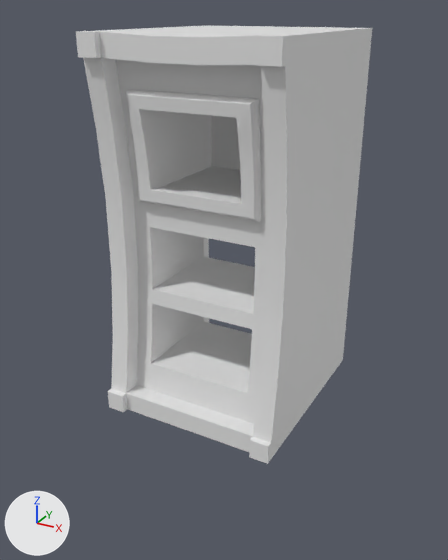
What one commit did to the FBX model Assets/_ART/Bente/Models/Ingredient cabinet_Base.fbx.
Rendered twice from a 50 mm lens placed at (1.7, -2.91, 1.78), pointed at (0.39, -0.53, 0.59). The axes (+X, +Y, +Z) are drawn at lower left. The lights are the same throughout. The older version comes first. Where no turn or scale is listed for an object, it has been applied to the vertices.

Before the edit, the objects in view are built like this:
```python
me_cube_033 = bpy.data.meshes.new('Cube.033')
me_cube_033.from_pydata(...)  # 196 vertices, 161 faces; spans x 0.0..0.85, y -0.97..0.0, z 0.0..1.7
me_cube_033.materials.append(mat_tt_checker_512x512_uv_grid)  # its picture is missing
me_cube_034 = bpy.data.meshes.new('Cube.034')
me_cube_034.from_pydata(...)  # 80 vertices, 74 faces; spans x 0.135..0.705, y -0.88..-0.273, z 1.016..1.484
me_cube_034.materials.append(mat_tt_checker_512x512_uv_grid)  # its picture is missing
ob_base = bpy.data.objects.new('Base', me_cube_033)
ob_base.location = (0.0, 0.0, 0.0)
ob_cubby = bpy.data.objects.new('Cubby', me_cube_034)
ob_cubby.location = (0.0, 0.0, 0.0)
```
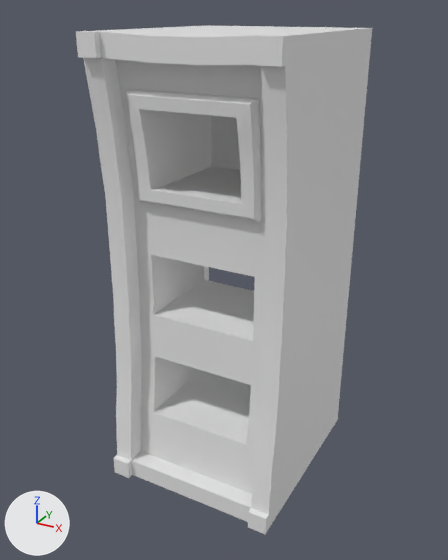
The newer file is also turned or shifted as a whole; pictures and numbers use the older file's frame.

Location of each change, (x1, y1, x2, y2) in pixels of the pictures (448 x 560 px; the box of a moved part takes in the faces that stretch with it):
'Base', reshaped (16% taller)
    before: (76, 26, 372, 464)
    after: (76, 26, 372, 534)
part 1 of me_cube_033, moved or reshaped
    before: (108, 317, 346, 464)
    after: (114, 369, 342, 534)
part 2 of me_cube_033, moved or reshaped
    before: (112, 243, 351, 414)
    after: (116, 320, 346, 467)
part 3 of me_cube_033, moved or reshaped
    before: (106, 181, 359, 347)
    after: (106, 181, 359, 405)

Patch to the scene script:
```diff
--- a/Assets/_ART/Bente/Models/Ingredient cabinet_Base.fbx.py
+++ b/Assets/_ART/Bente/Models/Ingredient cabinet_Base.fbx.py
@@ me_cube_033 @@
 # used by ob_base; location = (0.0, 0.0, 0.0)
-me_cube_033.from_pydata(...)  # 196 vertices, 161 faces; spans x 0.0..0.85, y -0.97..0.0, z 0.0..1.7
+me_cube_033.from_pydata(...)  # 196 vertices, 161 faces; spans x 0.0..0.85, y -0.97..0.0, z -0.4..1.7
+# me_cube_033 part 1: all 34 vertices in x 0.0..0.85, y -0.97..0.0, z 0.0..0.09 are moved by (0.0, 0.0, -0.4)
+# me_cube_033 part 2: all 44 vertices in x 0.0..0.85, y -0.92..0.0, z 0.23..0.54 are moved by (0.0, 0.0, -0.28)
+# me_cube_033 part 3: all 44 vertices in x 0.0..0.85, y -0.88..0.0, z 0.6..0.9 are moved by (0.0, 0.0, -0.13)
 me_cube_033.materials.append(mat_tt_checker_512x512_uv_grid)
```
